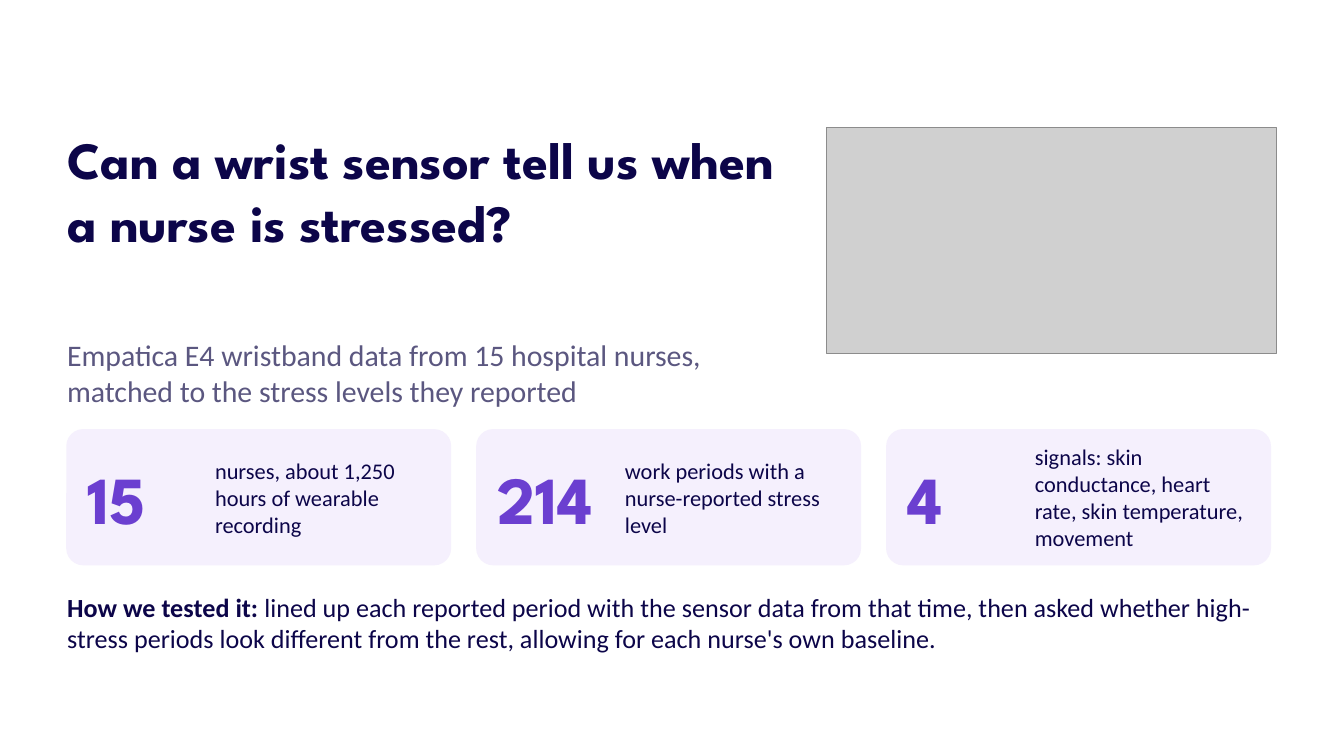
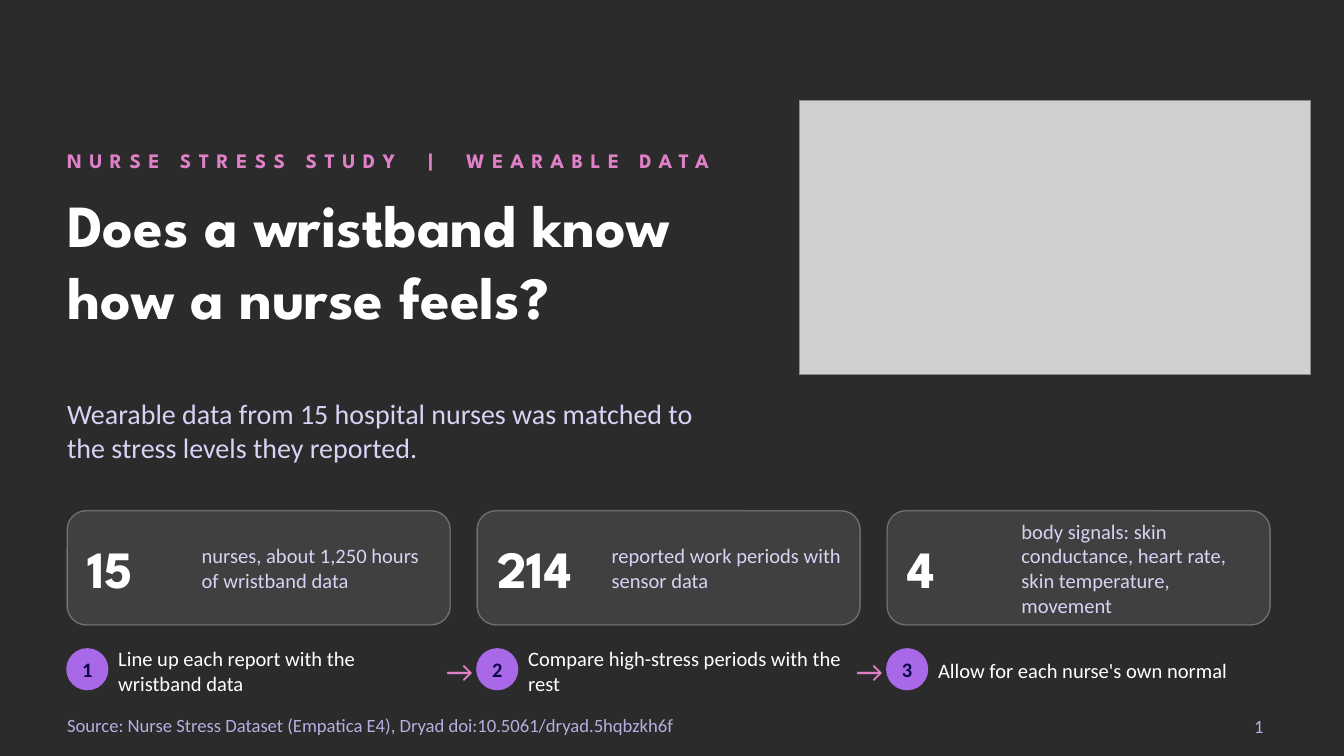
Before and after one commit to parneetkn/nurse_stress_analysis, a slide deck: slide 1 of docs/Sanius_Nurse_Stress_Findings.pptx. Drawn at 1344x756 pixels with LibreOffice and Linux fonts; fonts in the diff are those of the drawing; grey boxes stand for pictures; background and template pictures are left out; a plain dark background stands for a picture behind light text. Boxes give left, top, right and bottom in pixels: in the first picture for what was removed or moved away, otherwise in the second. Text is boxed around its words. In the diff, an @@ line names an element or a change of style, - is before the commit and + after.

```diff
--- a/docs/Sanius_Nurse_Stress_Findings.pptx
+++ b/docs/Sanius_Nurse_Stress_Findings.pptx
@@ background #FFFFFF to picture (left out) @@
@@ picture: place and size @@
-picture at (827, 128, 1277, 353)
+picture at (800, 101, 1310, 375)
@@ title removed at (67, 143, 774, 243) @@
-Can a wrist sensor tell us when a nurse is stressed?
@@ text added at (67, 154, 709, 168), 11 pt, text #E080C8, bold @@
+NURSE STRESS STUDY | WEARABLE DATA
@@ text added at (67, 206, 669, 320), 32 pt, text #FFFFFF, bold @@
+Does a wristband know how a nurse feels?
@@ text at (67, 404, 692, 463): text changed; size 16 to 15 pt; text colour #5B5780 to #D9D2F5 @@
-Empatica E4 wristband data from 15 hospital nurses, matched to the stress levels they reported
+Wearable data from 15 hospital nurses was matched to the stress levels they reported.
@@ text "Wearable data from 15 hospital ..." at (67, 404, 692, 463): vertical alignment middle to top @@
@@ rounded rectangle: place and size @@
-rounded rectangle at (67, 430, 450, 564)
+rounded rectangle at (67, 511, 450, 625)
@@ text "15": place and size @@
-text "15" at (87, 479, 145, 525)
+text "15" at (87, 553, 132, 589)
@@ rounded rectangle: place and size @@
-rounded rectangle at (477, 430, 860, 564)
+rounded rectangle at (477, 511, 860, 625)
@@ size 36 to 28 pt, text colour #6B3FD0 to #FFFFFF in 3 elements at (87, 553, 132, 589), (907, 553, 934, 588), (497, 553, 571, 588) @@
@@ text "214": place and size @@
-text "214" at (497, 479, 592, 524)
+text "214" at (497, 553, 571, 588)
@@ fill #F5F0FD to #FFFFFF at 10% opacity; outline #F5F0FD 1 pt to #FFFFFF 0.75 pt; proportions changed in 3 elements at (67, 511, 450, 625), (477, 511, 860, 625), (887, 511, 1270, 625) @@
@@ rounded rectangle: place and size @@
-rounded rectangle at (887, 430, 1270, 564)
+rounded rectangle at (887, 511, 1270, 625)
@@ text "4": place and size @@
-text "4" at (907, 479, 942, 524)
+text "4" at (907, 553, 934, 588)
@@ text at (1021, 524, 1226, 613): text changed; size 12 to 11 pt; text colour #0C0549 to #D9D2F5 @@
-signals: skin conductance, heart rate, skin temperature, movement
+body signals: skin conductance, heart rate, skin temperature, movement
@@ text at (202, 548, 418, 588): text changed; size 12 to 11 pt; text colour #0C0549 to #D9D2F5 @@
-nurses, about 1,250 hours of wearable recording
+nurses, about 1,250 hours of wristband data
@@ text at (612, 548, 841, 588): text changed; size 12 to 11 pt; text colour #0C0549 to #D9D2F5 @@
-work periods with a nurse-reported stress level
+reported work periods with sensor data
@@ text removed at (67, 598, 1250, 653) @@
-How we tested it: lined up each reported period with the sensor data from that time, then asked whether high-stress periods look different from the rest, allowing for each nurse's own baseline.
@@ ellipse added at (67, 649, 108, 689), fill #A868E8, outline #A868E8 1 pt @@
@@ text added at (118, 651, 355, 691), 11 pt, text #FFFFFF @@
+Line up each report with the wristband data
@@ text added at (433, 645, 487, 696), 16 pt, text #E080C8 @@
+→
@@ ellipse added at (477, 649, 517, 689), fill #A868E8, outline #A868E8 1 pt @@
@@ text added at (528, 651, 841, 691), 11 pt, text #FFFFFF @@
+Compare high-stress periods with the rest
@@ text added at (843, 645, 896, 696), 16 pt, text #E080C8 @@
+→
@@ ellipse added at (887, 649, 927, 689), fill #A868E8, outline #A868E8 1 pt @@
@@ text added at (82, 663, 92, 677), 11 pt, text #0C0549, bold @@
+1
@@ text added at (492, 663, 502, 677), 11 pt, text #0C0549, bold @@
+2
@@ text added at (902, 663, 912, 677), 11 pt, text #0C0549, bold @@
+3
@@ text added at (938, 663, 1227, 678), 11 pt, text #FFFFFF @@
+Allow for each nurse's own normal
@@ text added at (67, 718, 673, 735), 10 pt, text #B7AEE0 @@
+Source: Nurse Stress Dataset (Empatica E4), Dryad doi:10.5061/dryad.5hqbzkh6f
@@ page number added at (1254, 721, 1263, 733), 10 pt, text #B7AEE0 @@
+1
```
Also in this commit, not shown: 2 other slides changed, 1 slide added, 3 other files.
